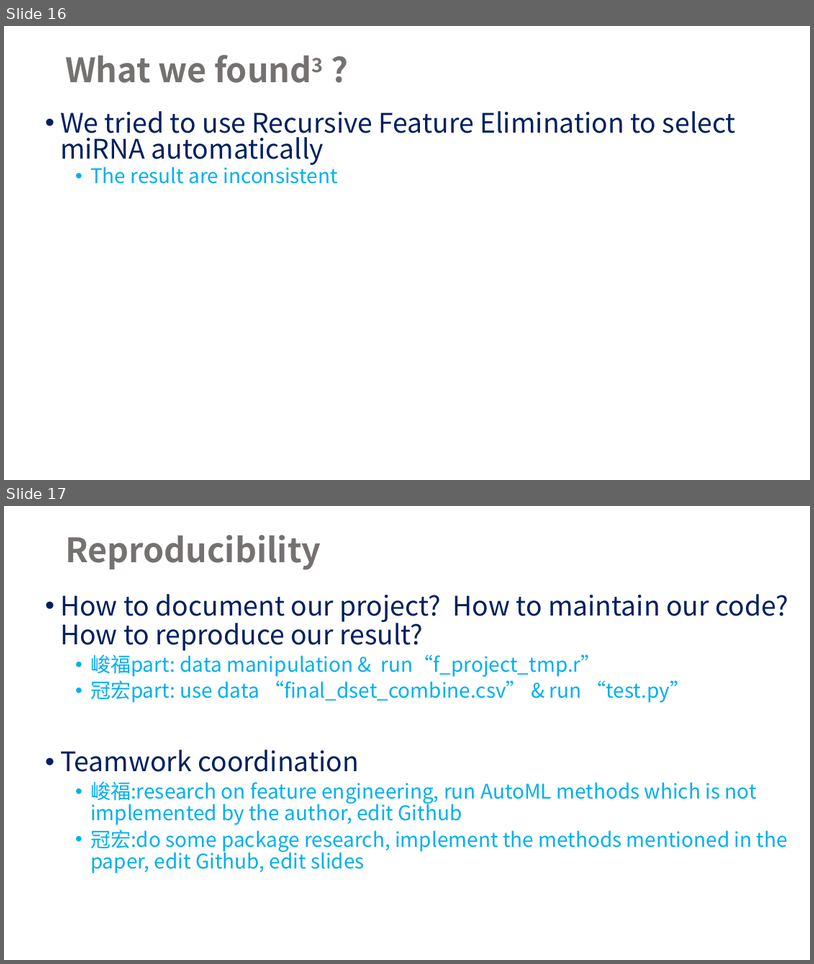
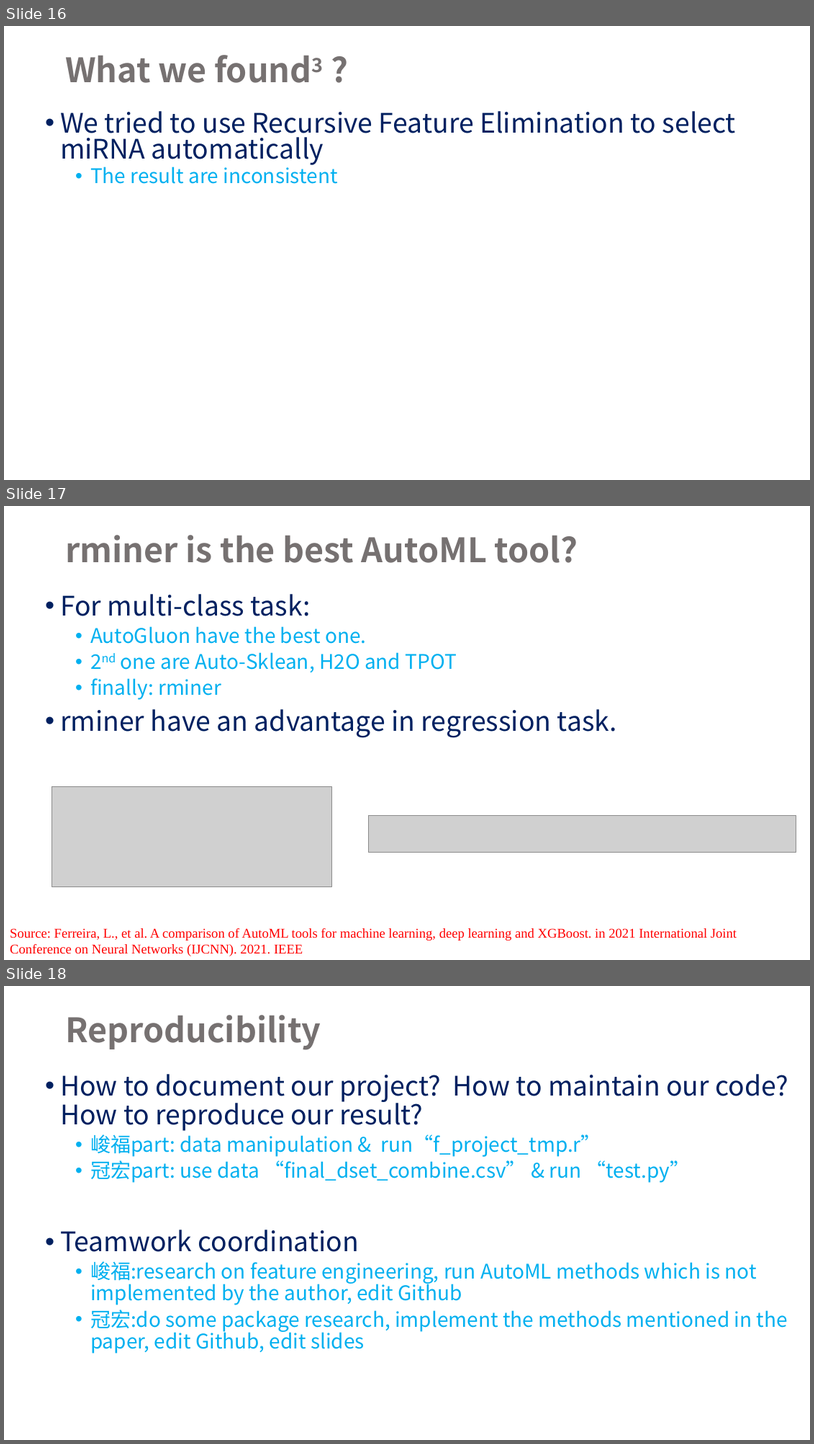
Before and after one commit to 1102-NCCUbioinf/finalproject-final_project_group3, a slide deck: results/final_Project 0616.pptx. Shown one above the other, each under a label of ours: slides 16 and 17 before the commit, slides 16, 17 and 18 after it. The pictures are 814x964 and 814x1444 pixels, drawn with LibreOffice and Linux fonts; fonts in the diff are those of the drawing; grey boxes stand for pictures. Boxes give left, top, right and bottom in pixels: in the first picture for what was removed or moved away, otherwise in the second. Text is boxed around its words. In the diff, an @@ line names an element or a change of style, - is before the commit and + after.

Commit message:
our ideas & results

```diff
--- a/results/final_Project 0616.pptx
+++ b/results/final_Project 0616.pptx
@@ slide 17 added at (4,506,810,960), background #FFFFFF @@
@@ title added at (65,535,579,563), 40 pt, text #767171, bold @@
+rminer is the best AutoML tool?
@@ text added at (60,594,617,738), 24 pt, text #00B0F0 @@
+• For multi-class task:
+  • AutoGluon have the best one.
+  • 2nd one are Auto-Sklean, H2O and TPOT
+  • finally: rminer
+• rminer have an advantage in regression task.
@@ picture added at (52,786,332,886) @@
@@ picture added at (369,815,797,852) @@
@@ text added at (10,928,737,956), 16 pt, text #FF0000 @@
+Source: Ferreira, L., et al. A comparison of AutoML tools for machine learning, deep learning and XGBoost. in 2021 International Joint Conference on Neural Networks (IJCNN). 2021. IEEE
@@ what was slide 17 is now slide 18 @@
```
